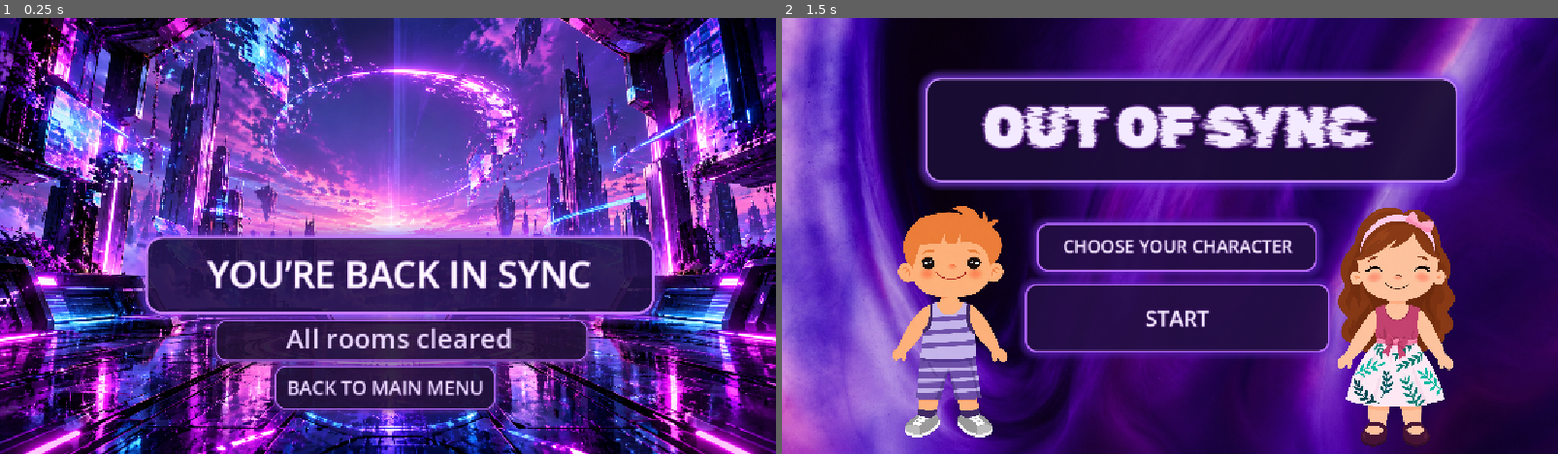
Above: before the commit, frames 1-2 (left to right).
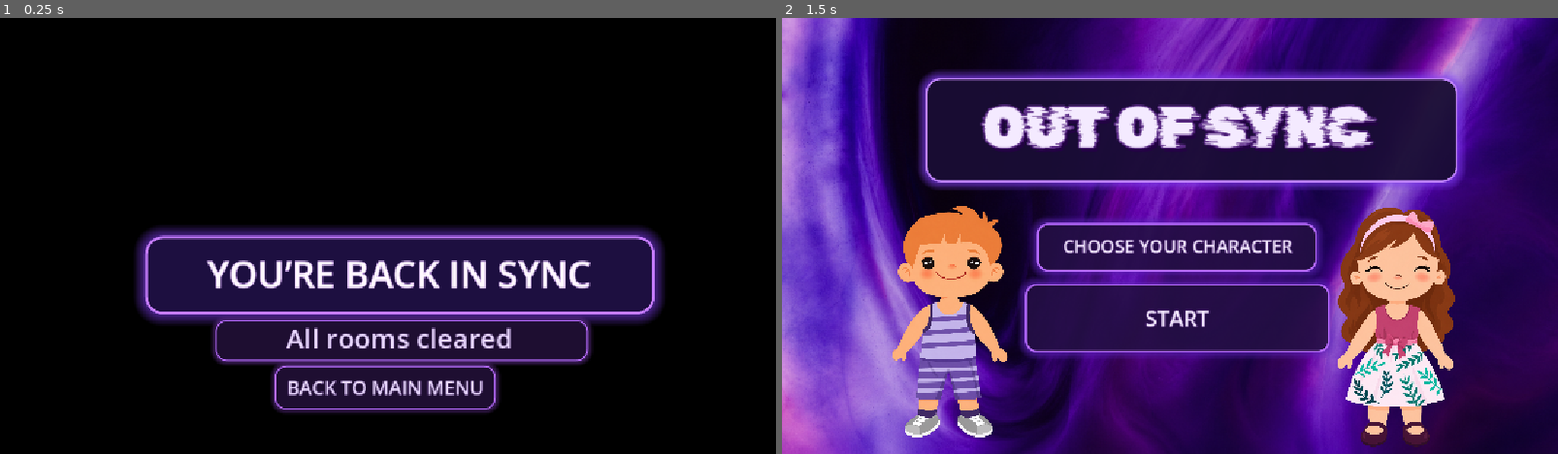
Above: after the commit, the same moments.

Repository: zemaldars01-png/out-of-sync-game
Game: Godot game, scene res://final_ending.tscn
The game is run twice, just before and just after one commit, with the same random seed, the same clock (stepped at 60 frames per second) and the same inputs. This scene is started directly instead of the project's main scene. Video files are missing from this copy of the repository; at most half a second of black plays in their place.
Inputs (mouse positions are in pixels of both pictures, inside the frame that each line leads up to):
- Up to frame 1 (0.25 s): no input
- Up to frame 2 (1.5 s): tap Enter at 0.5 s; move the mouse to (1340, 214) at 0.52 s; hold Right (ui_right) 0.53-1.25 s; click "BACK TO MAIN MENU" at 1.25 s

The runs differ from the first frame. In frame 1, 76% of the frame differs, in the area x 0-100%, y 0-100%; in frame 2, nothing differs.

Commit message:
Update final ending scene

Diff:
--- a/final_ending.tscn
+++ b/final_ending.tscn
@@ -1,7 +1,8 @@
 [gd_scene format=3 uid="uid://dynrouvl7tnwq"]
 
 [ext_resource type="Script" uid="uid://daoyxqnglh1gc" path="res://final_ending.gd" id="1_3wwte"]
-[ext_resource type="Texture2D" uid="uid://xnk8vitm6xt7" path="res://finalend.png" id="1_lbbmg"]
+[ext_resource type="VideoStream" uid="uid://c1mipw1n0oqk5" path="res://videocanva_fixed.ogv" id="2_3wwte"]
+[ext_resource type="Texture2D" uid="uid://dwivipv103itg" path="res://backgroundcanva.png" id="3_sk06b"]
 
 [sub_resource type="StyleBoxFlat" id="StyleBoxFlat_d4xy7"]
 bg_color = Color(0.078431375, 0.043137256, 0.1882353, 0.8)
@@ -54,14 +55,27 @@
 grow_vertical = 2
 script = ExtResource("1_3wwte")
 
-[node name="Background" type="TextureRect" parent="." unique_id=579013441]
+[node name="BackgroundVideo" type="VideoStreamPlayer" parent="." unique_id=397921777]
 layout_mode = 1
 anchors_preset = 15
 anchor_right = 1.0
 anchor_bottom = 1.0
 grow_horizontal = 2
 grow_vertical = 2
-texture = ExtResource("1_lbbmg")
+stream = ExtResource("2_3wwte")
+autoplay = true
+expand = true
+loop = true
+
+[node name="Background" type="TextureRect" parent="." unique_id=579013441]
+visible = false
+layout_mode = 1
+anchors_preset = 15
+anchor_right = 1.0
+anchor_bottom = 1.0
+grow_horizontal = 2
+grow_vertical = 2
+texture = ExtResource("3_sk06b")
 expand_mode = 1
 stretch_mode = 6
 
